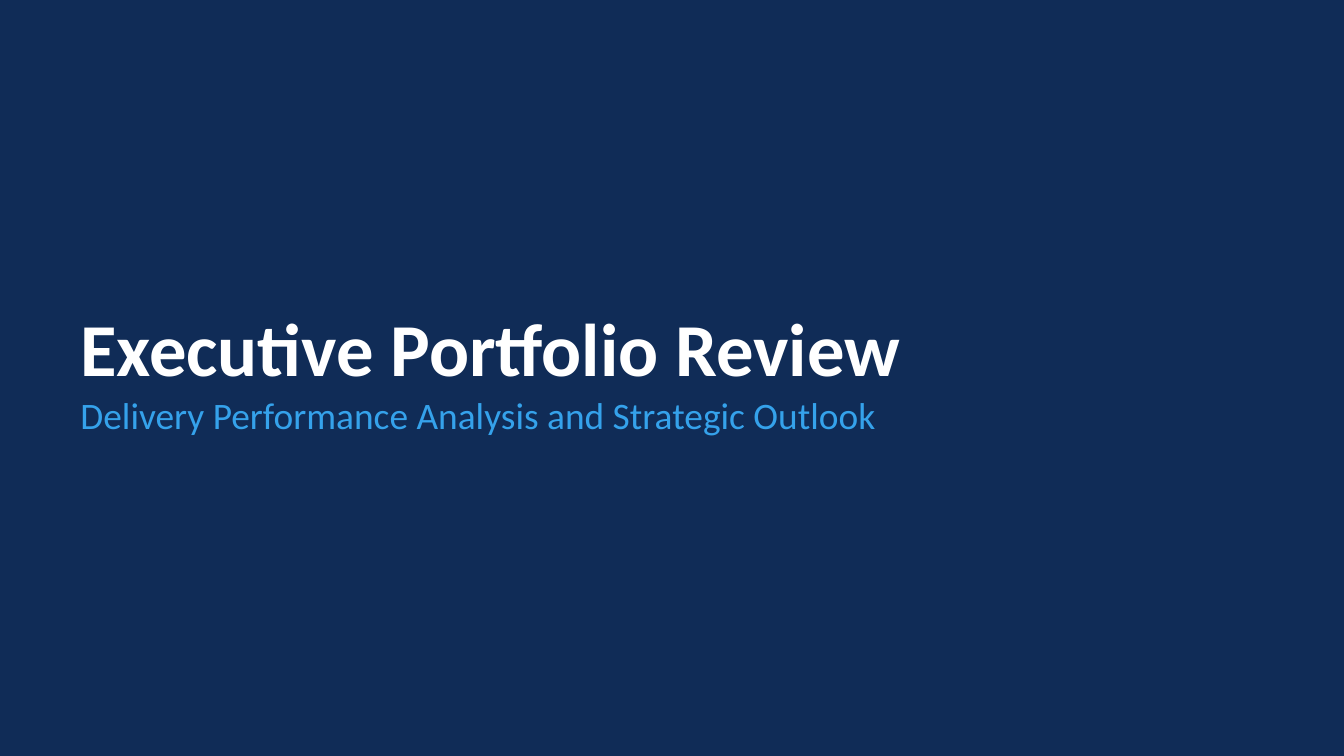
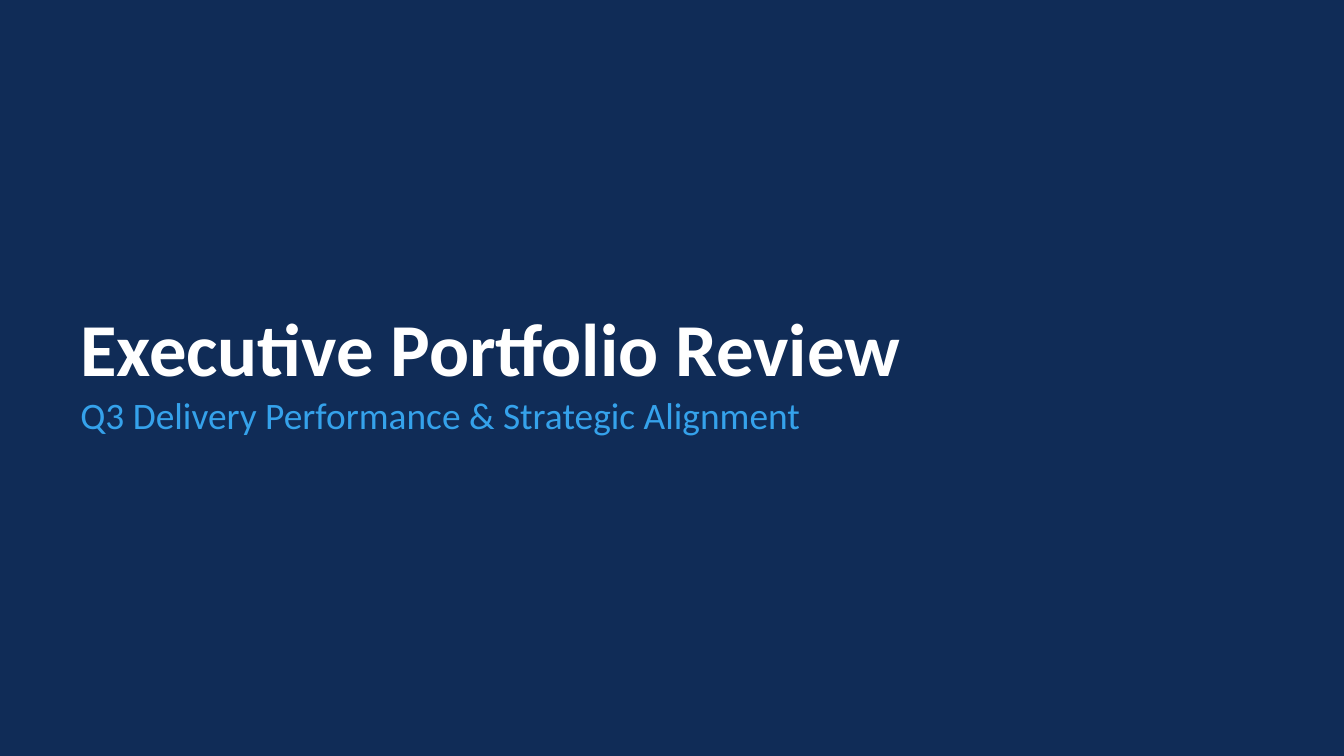
Before and after one commit to Faiz1314/project-health-agent1, a slide deck: slide 1 of outputs/Monthly_Executive_Report.pptx. Drawn at 1344x756 pixels with LibreOffice and Linux fonts; fonts in the diff are those of the drawing. Boxes give left, top, right and bottom in pixels: in the first picture for what was removed or moved away, otherwise in the second. Text is boxed around its words. In the diff, an @@ line names an element or a change of style, - is before the commit and + after.

```diff
--- a/outputs/Monthly_Executive_Report.pptx
+++ b/outputs/Monthly_Executive_Report.pptx
@@ text at [80, 403, 800, 436]: text changed @@
-Delivery Performance Analysis and Strategic Outlook
+Q3 Delivery Performance & Strategic Alignment
```
Also in this commit, not shown: 3 other slides changed, 2 slides added, 2 slides removed, 7 other files.
